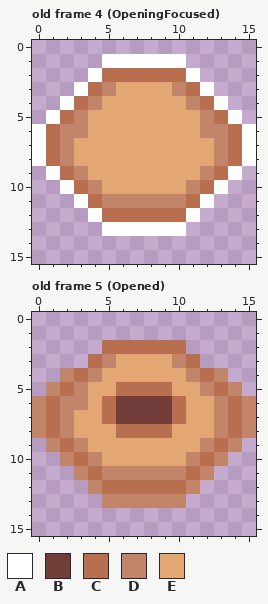
A pixel-art file gets an edit: assets/sprites/spot.ase. This is how it looked before the edit.
16x16 pixels, 7 frames. Shown: old frame 4 (OpeningFocused), old frame 5 (Opened).
Palette (. is transparent): A #ffffff  B #733e39  C #b86f50  D #c28569  E #e4a672
Pixels before, old frame 4 (OpeningFocused), first column x 0:
 1 .....AAAAAA.....
 2 ....ACCCCCCA....
 3 ...ACDEEEEDCA...
 4 ..ACDEEEEEEDCA..
 5 .ACDEEEEEEEEDCA.
 6 ACDDEEEEEEEEDDCA
 7 ACDEEEEEEEEEEDCA
 8 ACDEEEEEEEEEEDCA
 9 .ACDEEEEEEEEDCA.
10 ..ACDEEEEEEDCA..
11 ...ACDDDDDDCA...
12 ....ACCCCCCA....
13 .....AAAAAA.....
Pixels before, old frame 5 (Opened), first column x 0:
 2 .....CCCCCC.....
 3 ....CDEEEEDC....
 4 ..DCDEEEEEEDCD..
 5 .DCDEECCCCEEDCD.
 6 DCDDECBBBBCEEDCD
 7 DCDEECBBBBCEEDCD
 8 DCDEEECCCCEEEDCD
 9 .DCDEEEEEEEEDCD.
10 ..DCDEEEEEEDCD..
11 ...DCDDDDDDCD...
12 ....DCCCCCCD....
13 .....DDDDDD.....
After the commit:
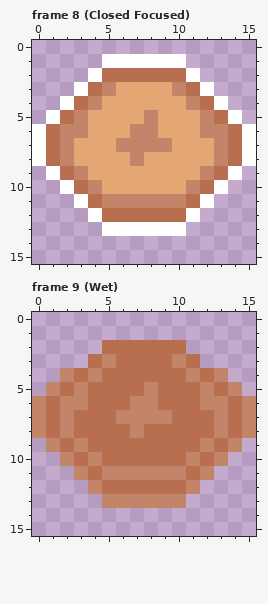
A new or re-ordered frame is compared with the old frame closest to it.
From old to new:
frames 7 -> 9
Frame 8 (Closed Focused) is new; against old frame 4 (OpeningFocused):
Colour E becomes colour D in row 5 at x 8; in row 6 at x 7 to 8; in row 7 at x 6 to 9; in row 8 at x 7.
Frame 9 (Wet) is new; against old frame 5 (Opened):
Colour B becomes colour C in row 6 at x 6 and 9.
Colour E becomes colour C in row 3 at x 6 to 9; in row 4 at x 5 to 10; in row 5 at x 4 to 5 and 10 to 11; in row 6 at x 4 and 11; in row 7 at x 3 to 4 and 11 to 12; in row 8 at x 3 to 5 and 10 to 12.
Colour E becomes colour C in row 9 at x 4 to 11; in row 10 at x 5 to 10.
Colour B becomes colour D in row 6 at x 7 to 8; in row 7 at x 6 to 9.
Colour C becomes colour D in row 5 at x 8; in row 8 at x 7.
Colour E becomes colour D in row 6 at x 12.
Boxes around the changes in both pictures, in picture pixels (x1, y1, x2, y2):
changed: (116, 110, 172, 166)
changed: (74, 354, 214, 466)
